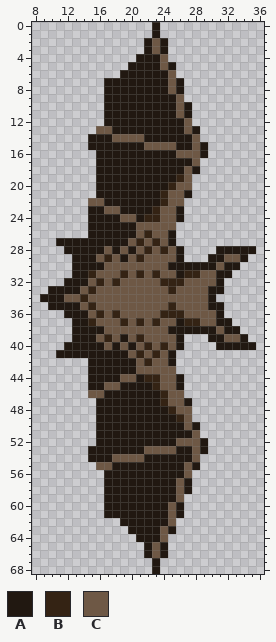
Sprite sheet -- Assets/prod/ptero00flight.png. Above is the file before it was changed.
The file is 48x69 pixels. Shown: x 8..36, y 0..68.
Palette (. is transparent): A #211811  B #342314  C #6e5845
The same view after the edit:
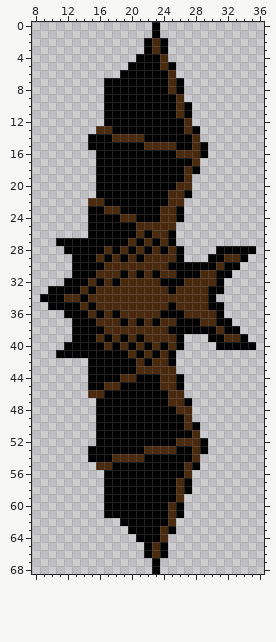
The exact change:
@@ palette @@
-A #211811
+A #000000
-C #6e5845
+C #492a0e
@@ x 12..30 @@
 18 ....AAAAAAAAAAACA..
-19 ....AAAAAAAAAABC...
-20 ....AAAAAAAAABCC...
-21 ....AAAAAAAABCCA...
-22 ...CCAAAAAAABCC....
-23 ...AACCAAAABCCA....
-24 ...AAAACCABBCCA....
+19 ....AAAAAAAAAAAC...
+20 ....AAAAAAAAAACC...
+21 ....AAAAAAAAACCA...
+22 ...CCAAAAAAAACC....
+23 ...AACCAAAAACCA....
+24 ...AAAACCAAACCA....
 25 ...AAAAAACCCCC.....
-26 ...AAAAAACBCCA.....
-27 AAAAAAAACBCBCA.....
-28 AAAAACACACBCBCA....
-29 .AAACBCACBCCCCA...A
+26 ...AAAAAACACCA.....
+27 AAAAAAAACACACA.....
+28 AAAAACACACACACA....
+29 .AAACACACACCCCA...A
 30 .AAAACCCCCCCCAAAAAA
-31 .AABCCCBCBCBCCABBCC
-32 AAACBCBCCCCCBBBCCCC
-33 AACBCCCCCCCCCBCCCCA
-34 CCBCCCCCCCCCCCCCCCA
-35 AACBCCCCCCCCCBCCCCA
-36 AAACBCBCCCCCBBBCCCC
-37 .AABCCCBCBCBCCABBCC
+31 .AAACCCACACACCAAACC
+32 AAACACACCCCCAAACCCC
+33 AACACCCCCCCCCACCCCA
+34 CCACCCCCCCCCCCCCCCA
+35 AACACCCCCCCCCACCCCA
+36 AAACACACCCCCAAACCCC
+37 .AAACCCACACACCAAACC
 38 .AAAACCCCCCCCAAAAAA
-39 .AAACBCACBCCCCA...A
-40 AAAAACACACBCBCA....
-41 AAAAAAAACBCBCA.....
-42 ...AAAAAACBCCA.....
+39 .AAACACACACCCCA...A
+40 AAAAACACACACACA....
+41 AAAAAAAACACACA.....
+42 ...AAAAAACACCA.....
 43 ...AAAAAACCCCC.....
-44 ...AAAACCABBCCA....
-45 ...AACCAAAABCCA....
-46 ...CCAAAAAAABCC....
-47 ....AAAAAAAABCCA...
-48 ....AAAAAAAAABCC...
-49 ....AAAAAAAAAABC...
+44 ...AAAACCAAACCA....
+45 ...AACCAAAAACCA....
+46 ...CCAAAAAAAACC....
+47 ....AAAAAAAAACCA...
+48 ....AAAAAAAAAACC...
+49 ....AAAAAAAAAAAC...
 50 ....AAAAAAAAAAACA..
Pixel boxes of the changes (left, top, right, bottom) in both pictures:
changed: (40, 22, 256, 574)
